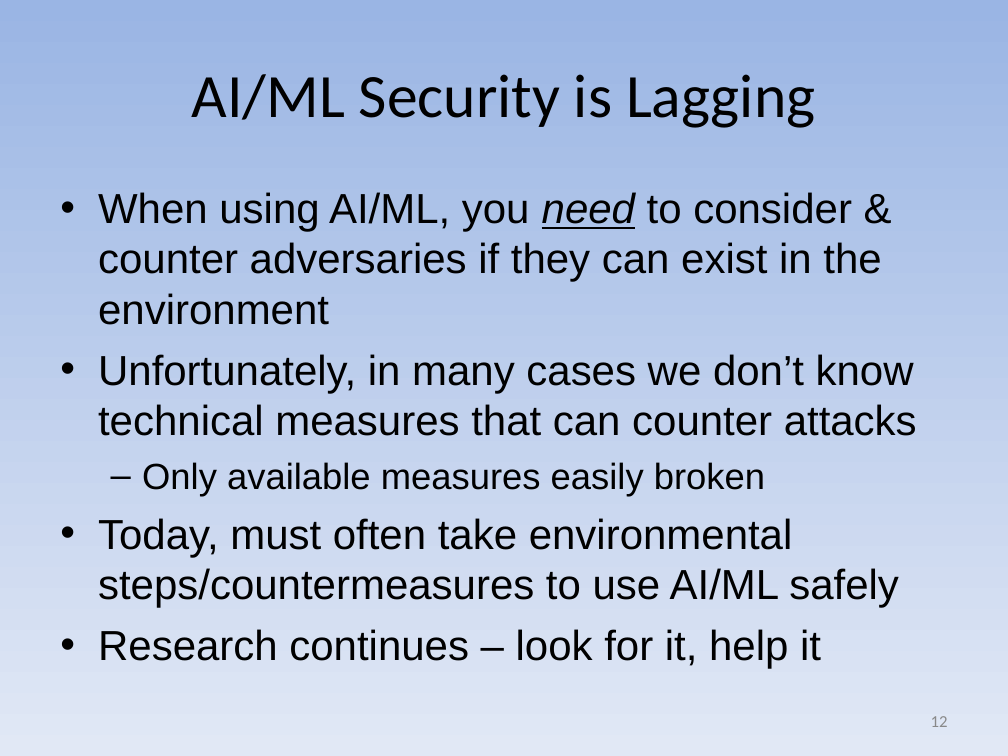
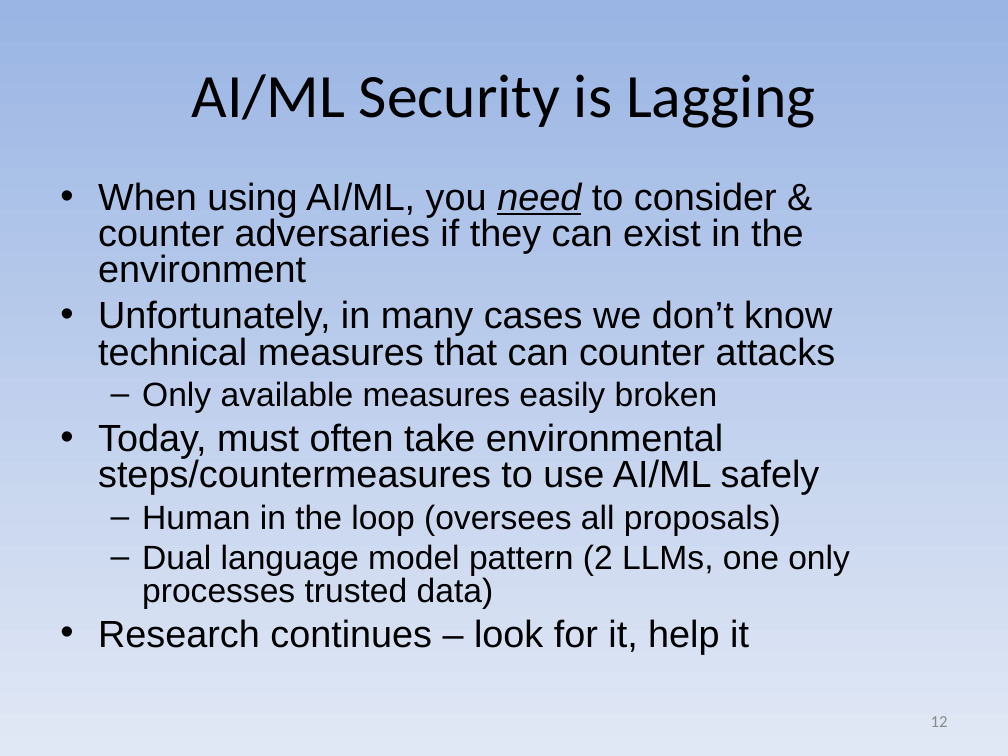
Before and after one commit to david-a-wheeler/david-a-wheeler.github.io, a slide deck: slide 12 of secure-class/presentations/Secure-Software-10-Misc.ppt. Drawn at 1008x756 pixels with LibreOffice and Linux fonts; fonts in the diff are those of the drawing. Boxes give left, top, right and bottom in pixels: in the first picture for what was removed or moved away, otherwise in the second. Text is boxed around its words. In the diff, an @@ line names an element or a change of style, - is before the commit and + after.

```diff
--- a/secure-class/presentations/Secure-Software-10-Misc.ppt
+++ b/secure-class/presentations/Secure-Software-10-Misc.ppt
@@ text at <box>98,182,836,654</box>: size 30 to 27 pt in "When using AI/ML, you need to consider ...", "Unfortunately, in many cases we don’t know ...", "Today, must often take environmental steps/countermeasures t ...", "Research continues – look for it, help ..."; size 26 to 24 pt in "Only available measures easily broken"; line spacing 1 to 0.8 @@
@@ text at <box>142,504,850,609</box>: paragraphs added @@
+  – Human in the loop (oversees all proposals)
+  – Dual language model pattern (2 LLMs, one only processes trusted data)
```
Also in this commit, not shown: 6 other slides changed, 1 slide added.
